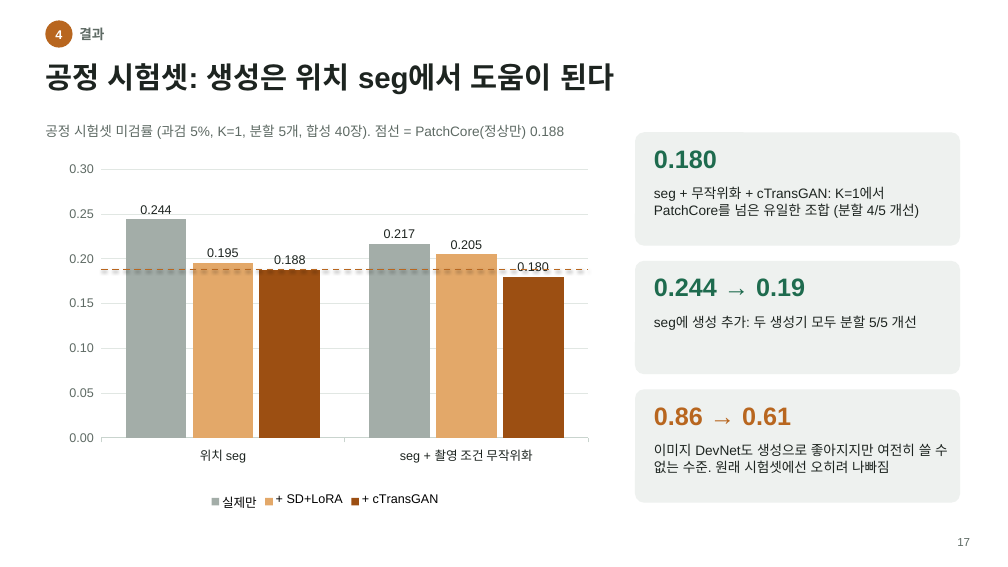
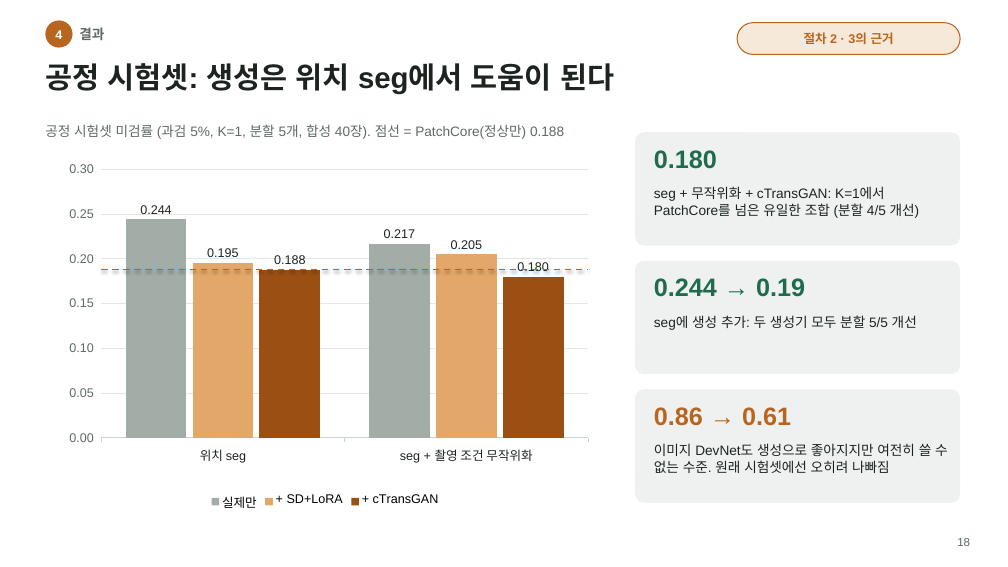
Before and after one commit to Junho-YEO-maker/26_2_DeepLearning, a slide deck: slide 18 of PCB_AD_presentation.pptx (slide 17 before the commit). Drawn at 1008x567 pixels with LibreOffice and Linux fonts; fonts in the diff are those of the drawing. Boxes give left, top, right and bottom in pixels: in the first picture for what was removed or moved away, otherwise in the second. Text is boxed around its words. In the diff, an @@ line names an element or a change of style, - is before the commit and + after.

```diff
--- a/PCB_AD_presentation.pptx
+++ b/PCB_AD_presentation.pptx
@@ rounded rectangle added at (737, 23, 960, 54), fill #F7E9DA, outline #B8661F 1 pt, 12 pt, text #B8661F, bold @@
+절차 2 · 3의 근거
@@ text at (957, 538, 970, 546): text changed @@
-17
+18
```
Also in this commit, not shown: 25 other slides changed, 2 slides added, 2 other files.
